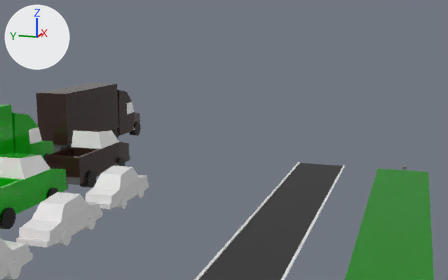
One commit to the Blender file frogger.blend: the scene before it, then after it.
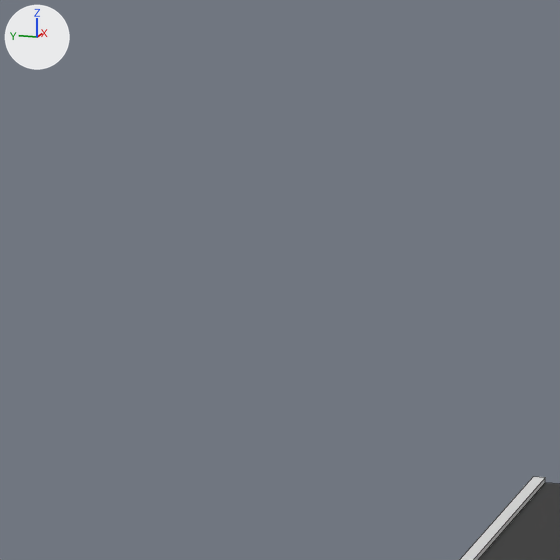
The first picture shows the older version from a 50 mm lens placed at (74.5, -22.2, 17.7), pointed at (159.3, 4.2, 1.1). The close-ups show both versions on the part from 49% to 67% of the width and 33% to 62% of the height of that picture. The lights are fixed; the arrows at upper left show +X, +Y and +Z. The close-ups show mesh edges as thin lines.

The scene before the commit, as lines of its bpy script (objects in view):
```python
me_plane = bpy.data.meshes.new('Plane')
me_plane.from_pydata(...)  # 16 vertices, 11 faces; spans x -37.5..37.5, y -3.0..3.0, z 0.0..0.1
# faces by material slot: [3, 8]
me_plane.materials.append(mat_street)
me_plane.materials.append(mat_street_curb)  # white #e7e7e7
ob_street = bpy.data.objects.new('Street', me_plane)
ob_street.location = (115.0, -11.0, 0.0)
ob_street.scale = (1.0, 1.0, 1.0)
```
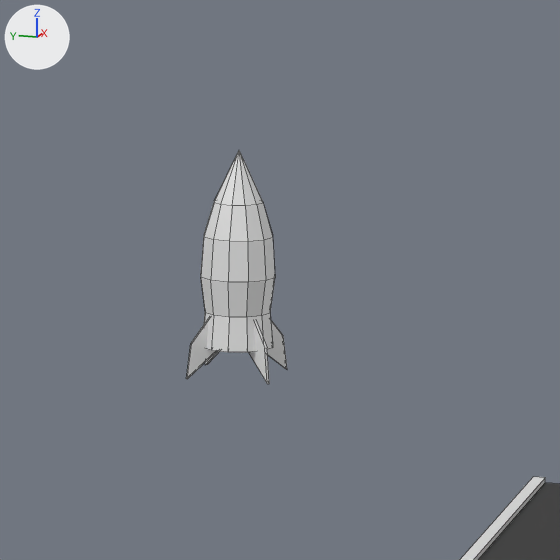
Boxes (x1, y1, x2, y2) around the edits, measured in the close-ups (560 x 560 px):
'RocketBoost', added
    after: (186, 151, 287, 384)

The change, as a list of edits to the scene's bpy script:
```text
Add me_cylinder:
    me_cylinder.from_pydata(...)  # 105 vertices, 97 faces; spans x -0.84..0.84, y -0.92..0.92, z -2.38..2.5
Add ob_rocketboost:
    ob_rocketboost = bpy.data.objects.new('RocketBoost', me_cylinder)
    ob_rocketboost.location = (160.89, 0.0, 2.41)
```
